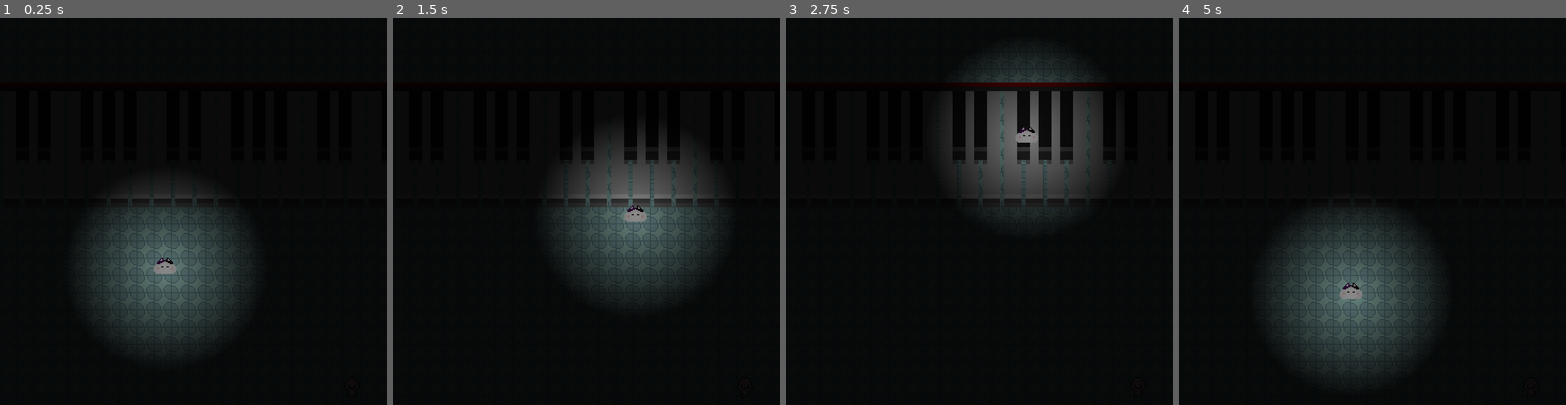
Above: before the commit, frames 1-4 (left to right).
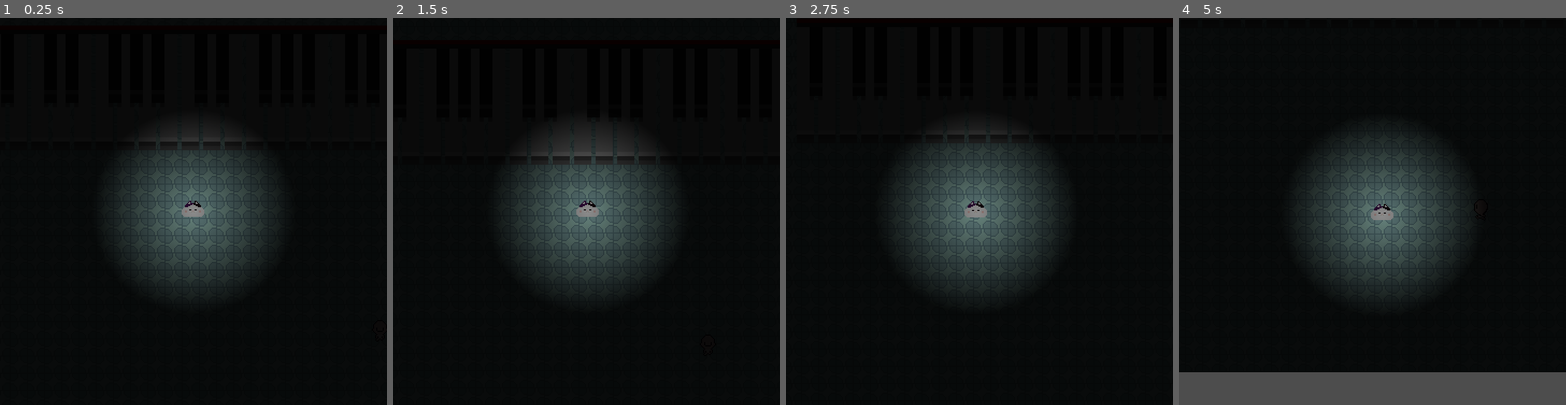
Above: after the commit, the same moments.

Repository: Sooshimi/fat-cat-lullaby
Game: Godot game, scene res://scenes/level_1.tscn
Same seed, same stepped clock (60 frames per second), same inputs: the game is played once before the commit and once after it.
Inputs (mouse positions are in pixels of both pictures, inside the frame that each line leads up to):
- Up to frame 1 (0.25 s): no input
- Up to frame 2 (1.5 s): tap Enter at 0.5 s; move the mouse to (671, 192) at 0.52 s; click (671, 192) at 0.6 s; move the mouse to (509, 230) at 1.27 s; click (509, 230) at 1.35 s
- Up to frame 3 (2.75 s): move the mouse to (1018, 126) at 2.02 s; click (1018, 126) at 2.1 s
- Up to frame 4 (5 s): move the mouse to (1353, 288) at 2.77 s; click (1353, 288) at 2.85 s; move the mouse to (1488, 269) at 3.52 s; click (1488, 269) at 3.6 s; move the mouse to (1256, 153) at 4.27 s; click (1256, 153) at 4.35 s

The runs differ from the first frame. In frame 1, 16% of the frame differs, in the area x 21-72%, y 27-87%; in frame 2, 13%; in frame 3, 18%; in frame 4, 27%, in the area x 0-100%, y 27-100%.

Commit message:
Add following camera

Diff:
--- a/scenes/level_1.tscn
+++ b/scenes/level_1.tscn
@@ -21,6 +21,9 @@
 texture = ExtResource("4_qx8n5")
 texture_scale = 0.75
 
+[node name="Camera2D" type="Camera2D" parent="FatCat"]
+position_smoothing_enabled = true
+
 [node name="Baby" parent="." instance=ExtResource("3_n3qp0")]
 position = Vector2(328, 345)
 
